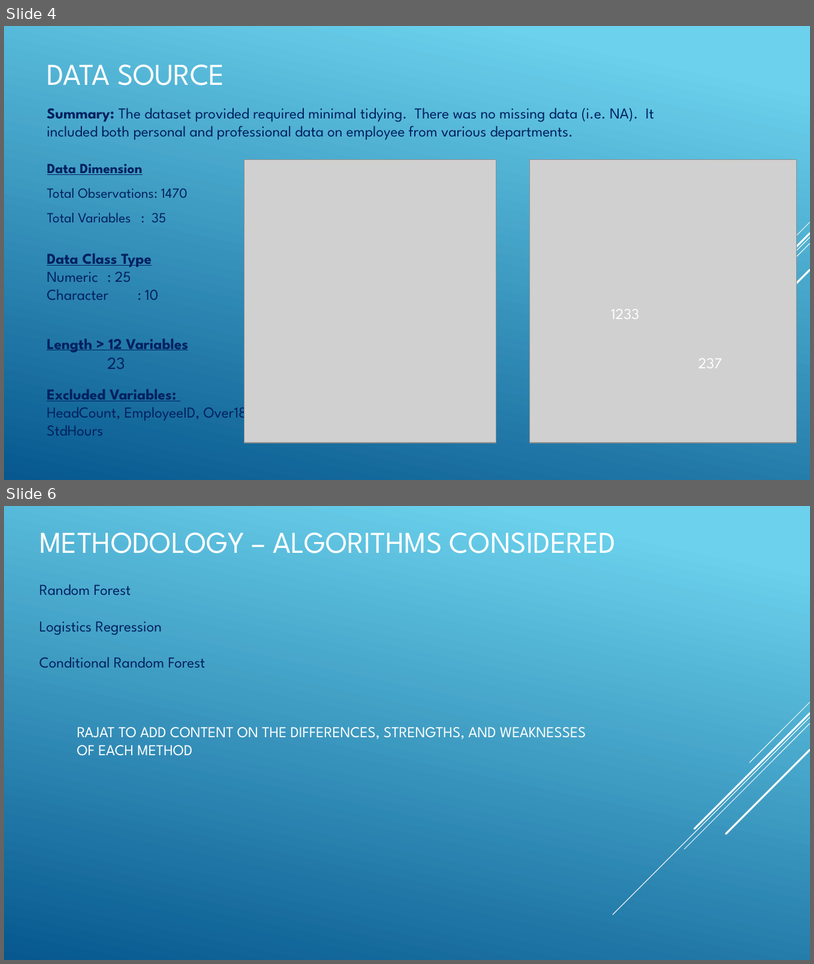
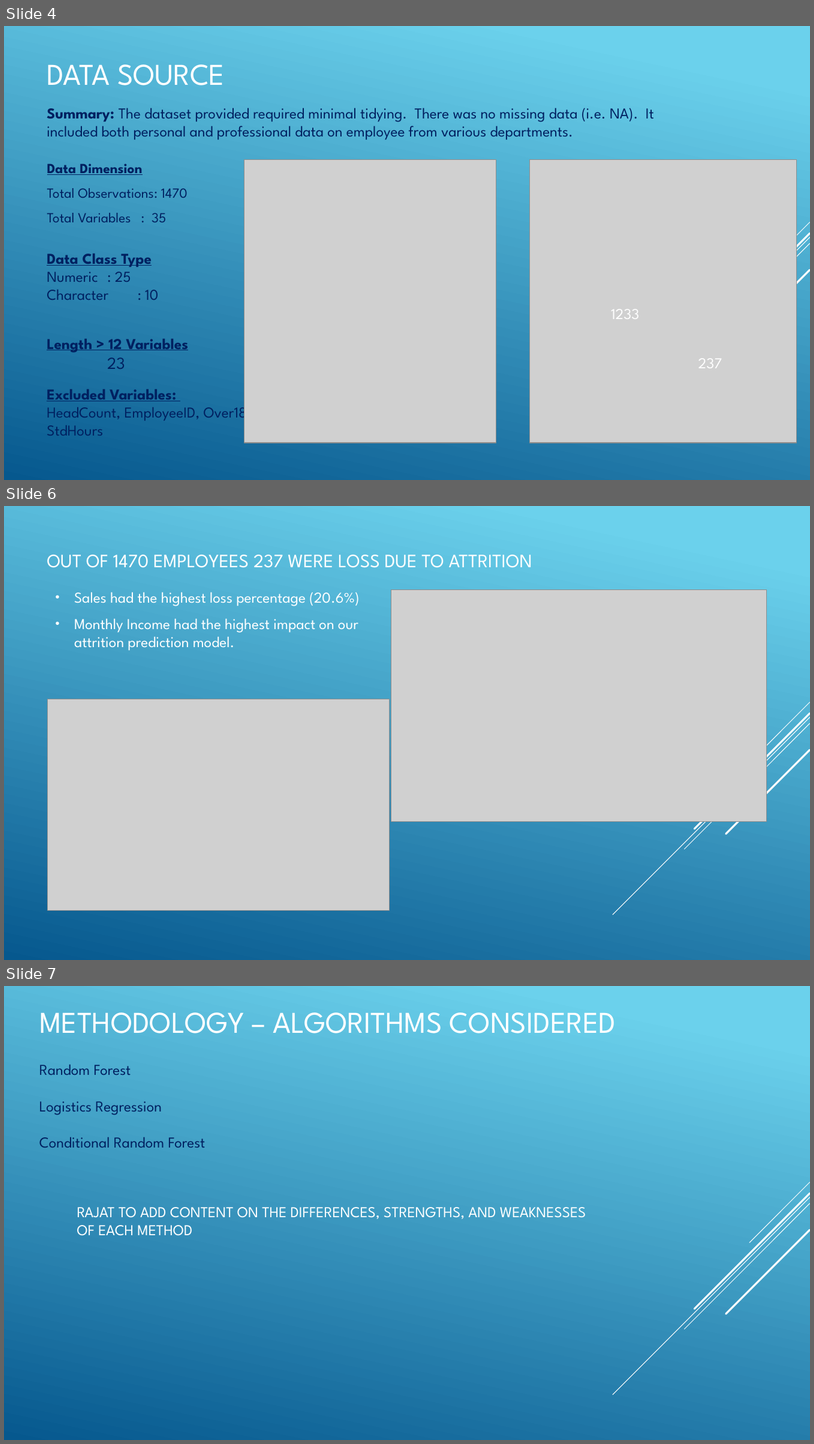
Before and after one commit to R-Chandna/MSDS6306_CaseStudy_2, a slide deck: Attrition_Case_Study_2_pptx_TAJAR_IP.pptx. Shown one above the other, each under a label of ours: slides 4 and 6 before the commit, slides 4, 6 and 7 after it; the slides between them are not shown. The pictures are 814x964 and 814x1444 pixels, drawn with LibreOffice and Linux fonts; fonts in the diff are those of the drawing; grey boxes stand for pictures. Boxes give left, top, right and bottom in pixels: in the first picture for what was removed or moved away, otherwise in the second. Text is boxed around its words. In the diff, an @@ line names an element or a change of style, - is before the commit and + after.

```diff
--- a/Attrition_Case_Study_2_pptx_TAJAR_IP.pptx
+++ b/Attrition_Case_Study_2_pptx_TAJAR_IP.pptx
@@ slide 6 added at (4, 506, 810, 960), background gradient #6ED2EB to #06588E; not listed: 5 template elements that a slide beside it also shows @@
@@ text added at (47, 555, 533, 568), 22.5 pt, text #FFFFFF @@
+OUT OF 1470 EMPLOYEES 237 WERE LOSS DUE TO ATTRITION
@@ text added at (74, 592, 360, 651), 18 pt, text #FFFFFF @@
+• Sales had the highest loss percentage (20.6%)
+• Monthly Income had the highest impact on our attrition prediction model.
@@ picture added at (392, 590, 767, 822) @@
@@ picture added at (48, 699, 389, 910) @@
@@ what was slide 6 is now slide 7 @@
```
Also in this commit, not shown: 3 slides changed, 1 other file.
